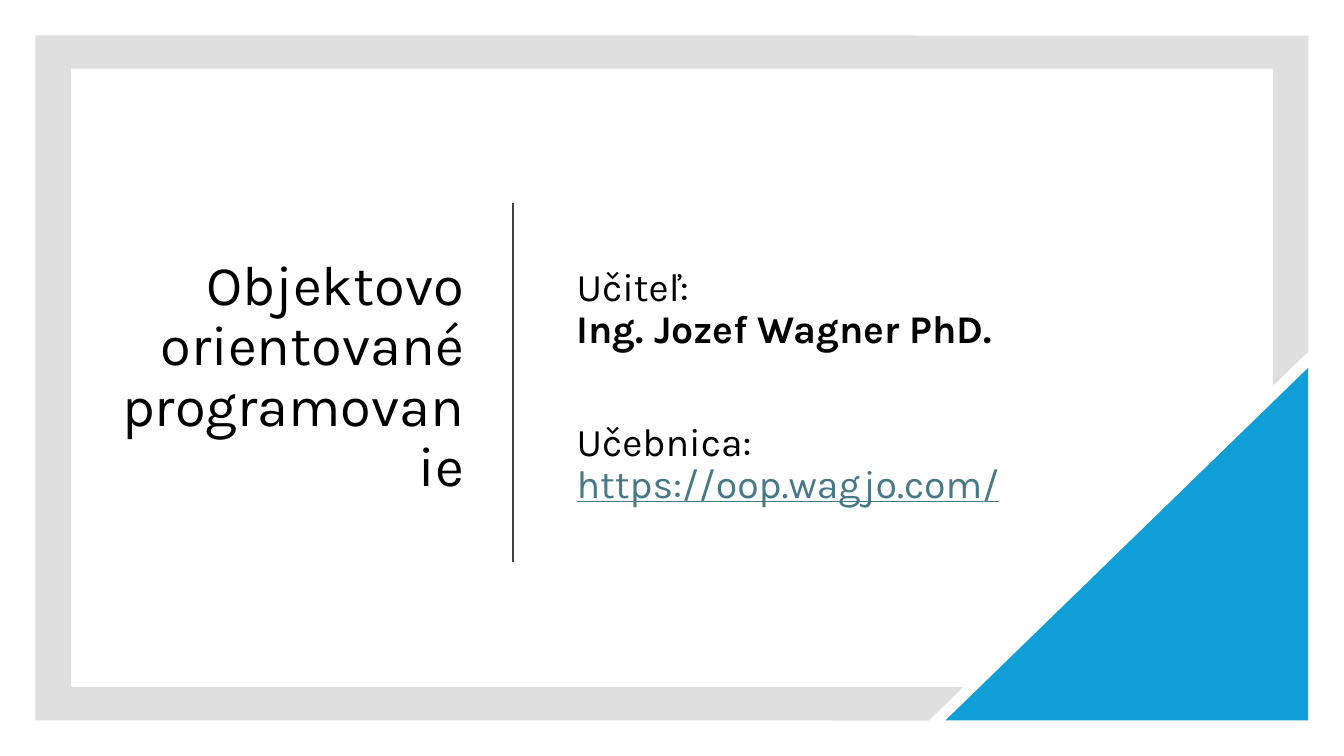
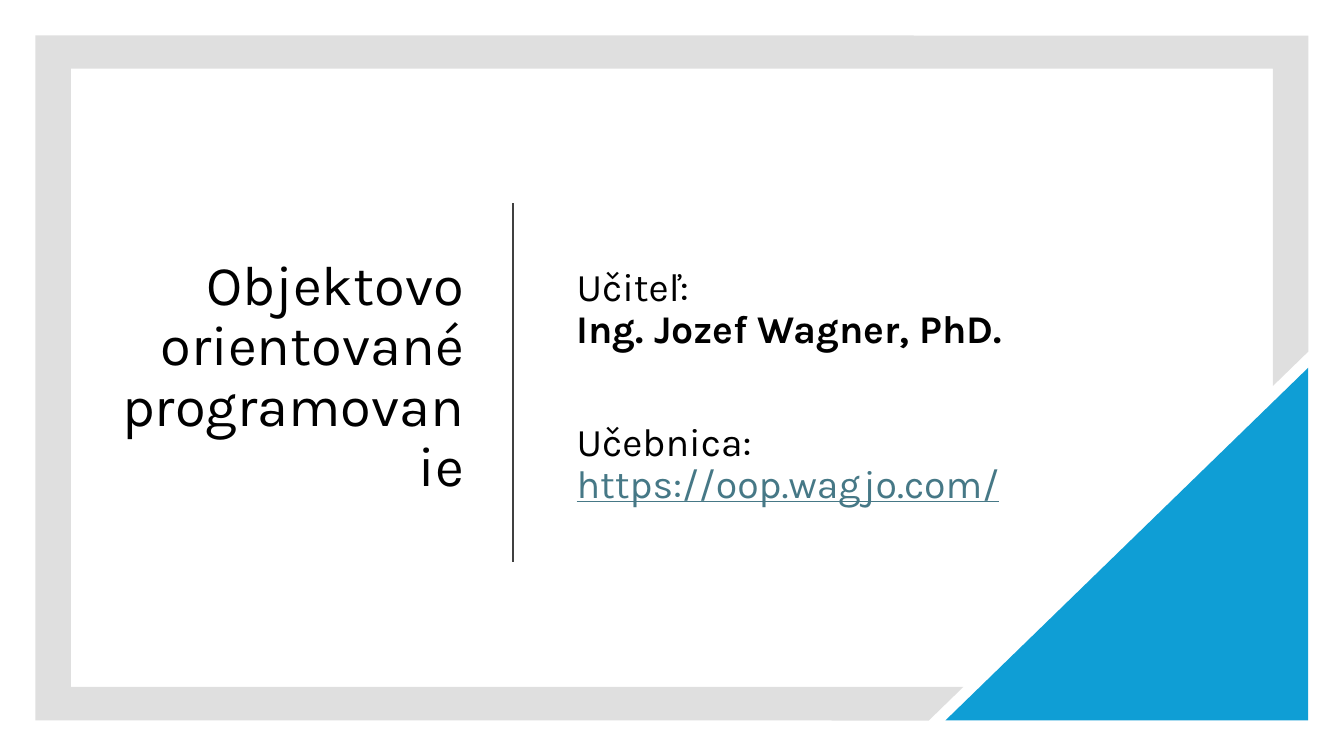
Before and after one commit to wagjo/oop, a slide deck: slide 1 of prezentacie/c02w.pptx. Drawn at 1344x756 pixels with LibreOffice and Linux fonts; fonts in the diff are those of the drawing. Boxes give left, top, right and bottom in pixels: in the first picture for what was removed or moved away, otherwise in the second. Text is boxed around its words. In the diff, an @@ line names an element or a change of style, - is before the commit and + after.

```diff
--- a/prezentacie/c02w.pptx
+++ b/prezentacie/c02w.pptx
@@ text at bbox=[577, 272, 1001, 353]: text changed @@
-Učiteľ:
-Ing. Jozef Wagner PhD.
+Učiteľ:
+Ing. Jozef Wagner, PhD.
```
Also in this commit, not shown: 5 other slides changed, 1 slide added, 3 other files.
